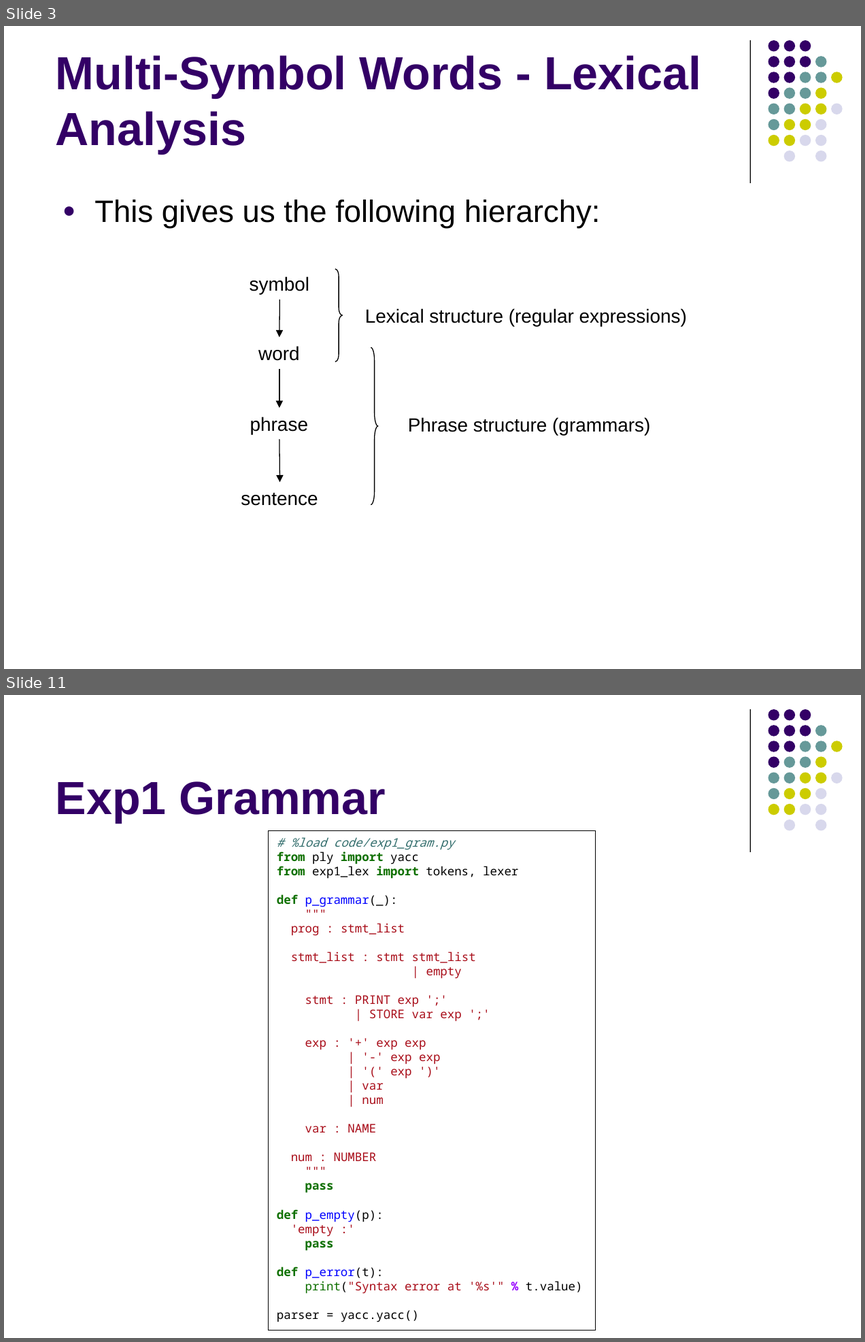
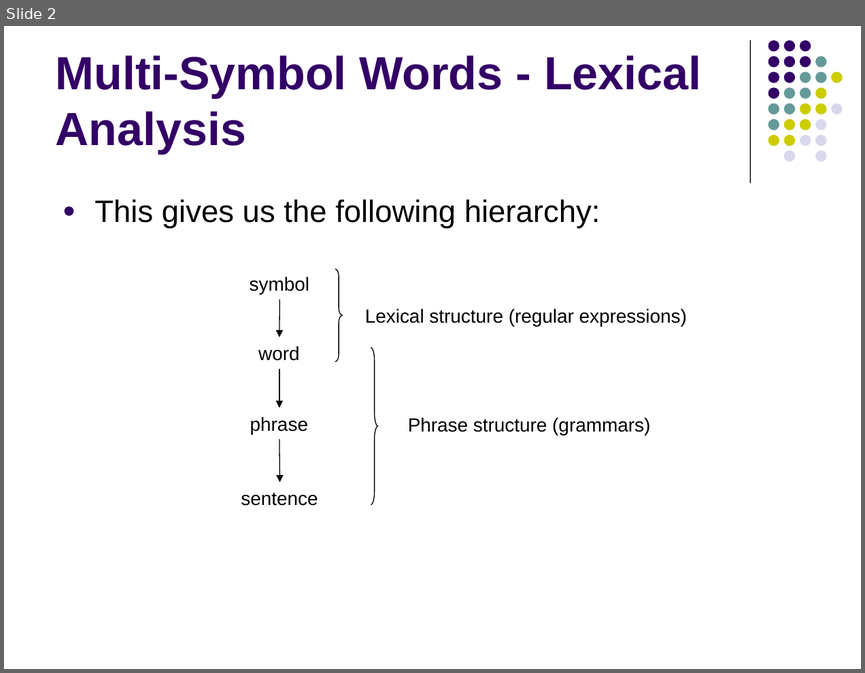
Before and after one commit to lutzhamel/CSC402, a slide deck: notes/csc402-ln004.pptx. Shown one above the other, each under a label of ours: slides 3 and 11 before the commit, slide 2 after it; the slides between them are not shown. The pictures are 865x1342 and 865x673 pixels, drawn with LibreOffice and Linux fonts; fonts in the diff are those of the drawing. Boxes give left, top, right and bottom in pixels: in the first picture for what was removed or moved away, otherwise in the second. Text is boxed around its words. In the diff, an @@ line names an element or a change of style, - is before the commit and + after.

```diff
--- a/notes/csc402-ln004.pptx
+++ b/notes/csc402-ln004.pptx
@@ slide 11 removed at [4, 695, 861, 1338], background #FFFFFF; not listed: 32 template elements that a slide beside it also shows @@
@@ title removed at [56, 781, 385, 823] @@
-Exp1 Grammar
@@ rectangle removed at [268, 830, 595, 1329] @@
-# %load code/exp1_gram.py
-from ply import yacc
-from exp1_lex import tokens, lexer
-def p_grammar(_):
-"""
-prog : stmt_list
-stmt_list : stmt stmt_list
-| empty
-stmt : PRINT exp ';'
-| STORE var exp ';'
-exp : '+' exp exp
-| '-' exp exp
-| '(' exp ')'
-| var
-| num
-var : NAME
-num : NUMBER
-"""
-pass
-def p_empty(p):
-'empty :'
-pass
-def p_error(t):
-print("Syntax error at '%s'" % t.value)
-parser = yacc.yacc()
@@ what was slide 3 is now slide 2 @@
```
Also in this commit, not shown: 3 slides changed, 12 slides added, 30 other slides removed, 2 other files.
